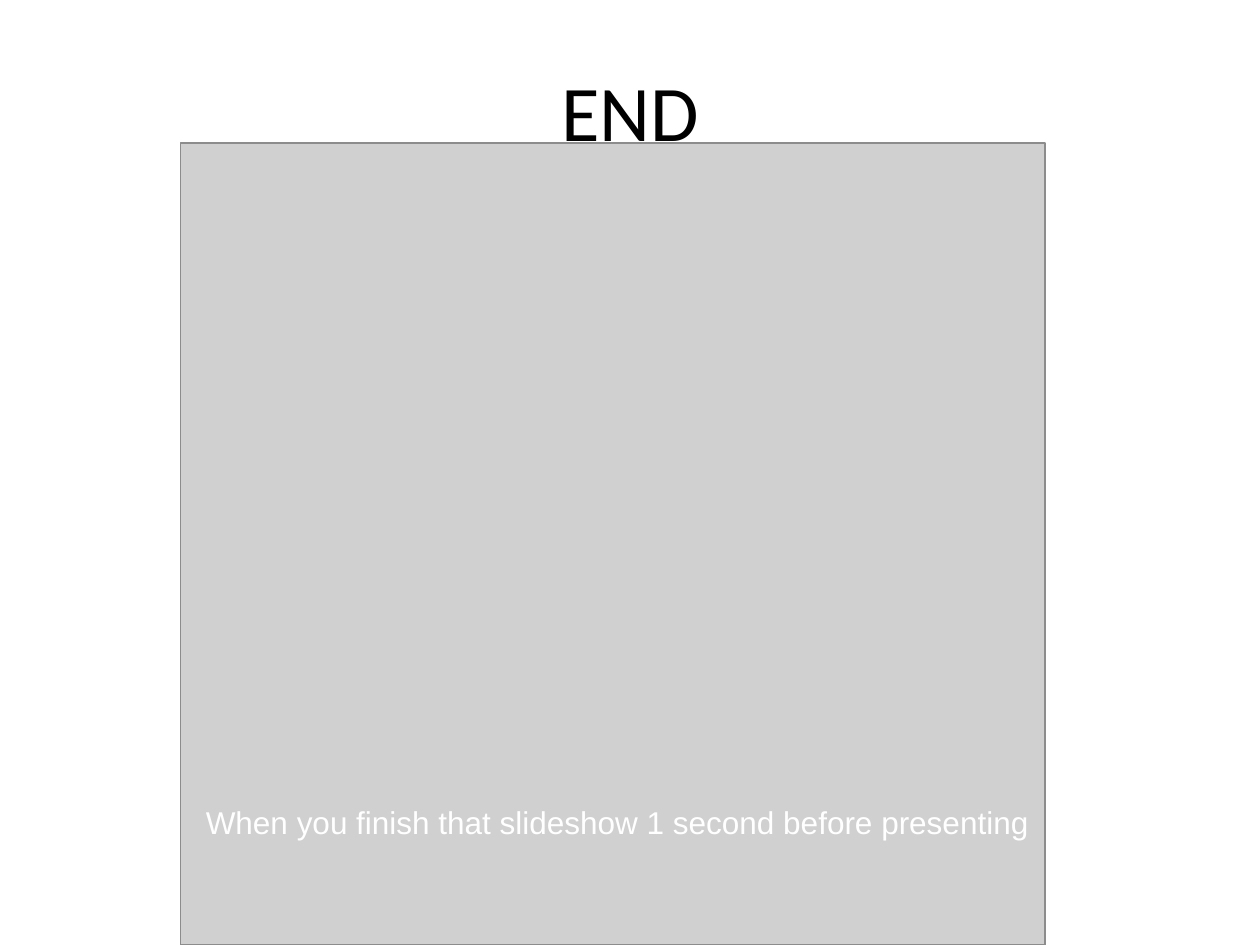
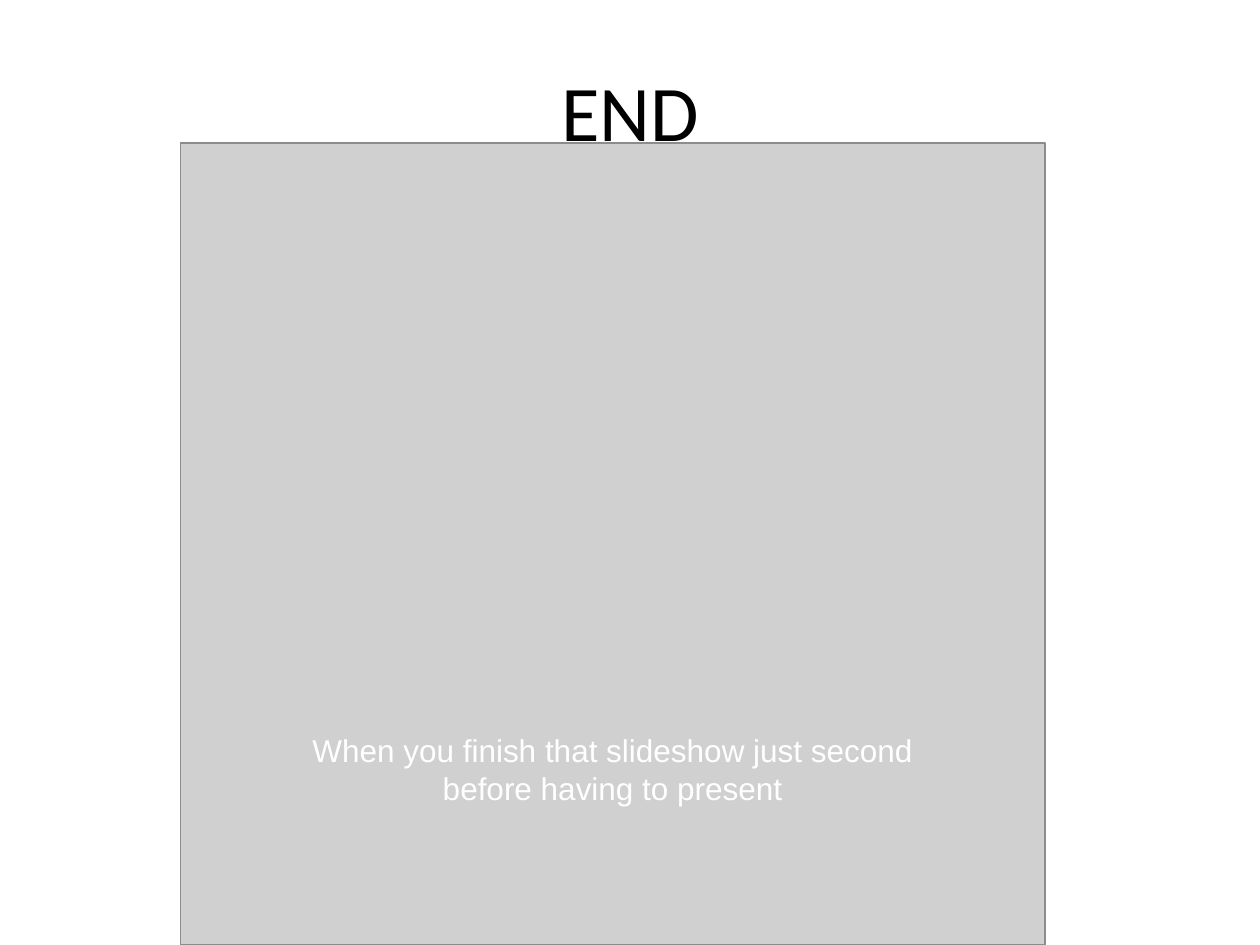
Before and after one commit to AMR-Hackathon-2021/benchmarking_datasets, a slide deck: slide 10 of data/notes/HackathonDataProgress_FINAL.pptx. Drawn at 1260x945 pixels with LibreOffice and Linux fonts; fonts in the diff are those of the drawing; grey boxes stand for pictures. Boxes give left, top, right and bottom in pixels: in the first picture for what was removed or moved away, otherwise in the second. Text is boxed around its words. In the diff, an @@ line names an element or a change of style, - is before the commit and + after.

Commit message:
final powerpoint presentation

```diff
--- a/data/notes/HackathonDataProgress_FINAL.pptx
+++ b/data/notes/HackathonDataProgress_FINAL.pptx
@@ text at <box>312,740,913,805</box>: text changed @@
-When you finish that slideshow 1 second before presenting
+When you finish that slideshow just second before having to present
```
Also in this commit, not shown: 1 other slide changed, 1 other file.
